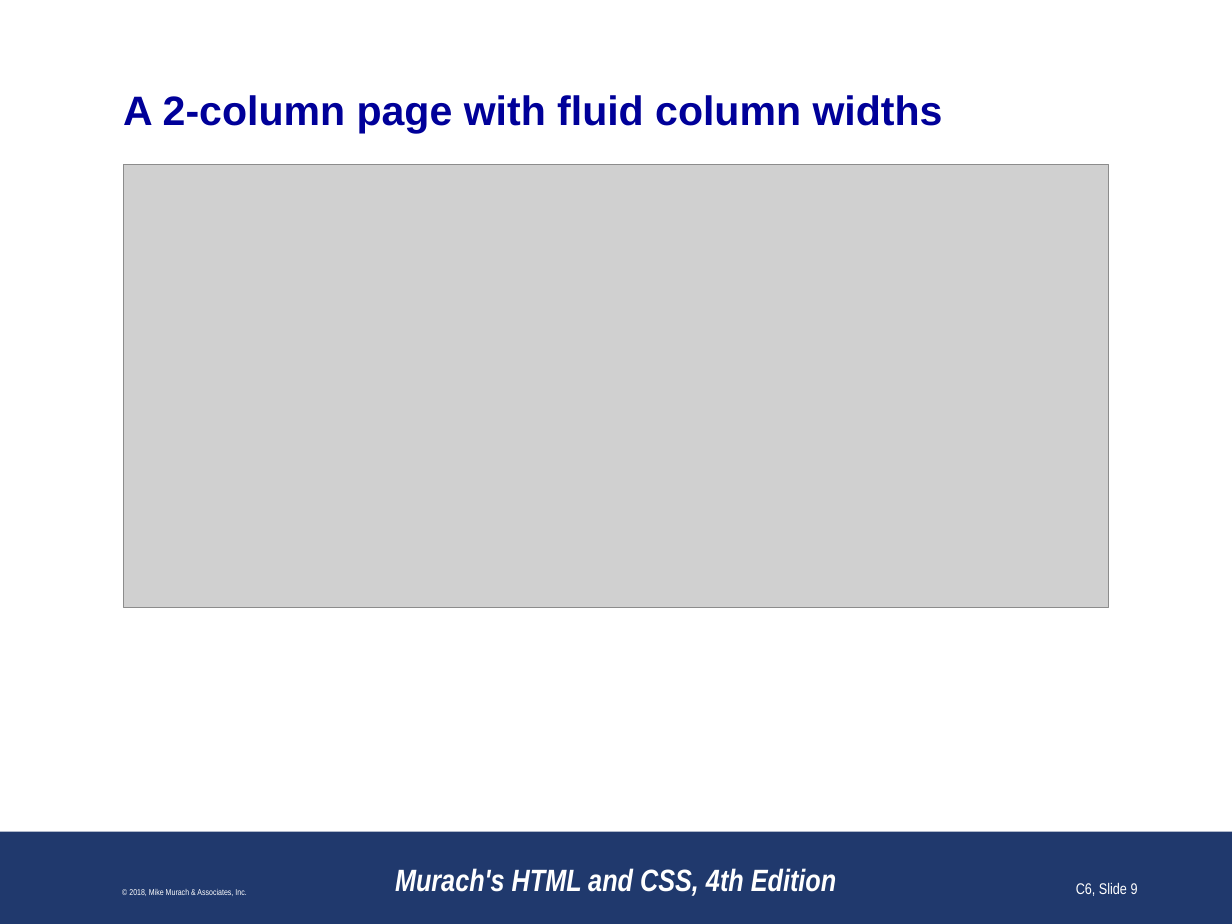
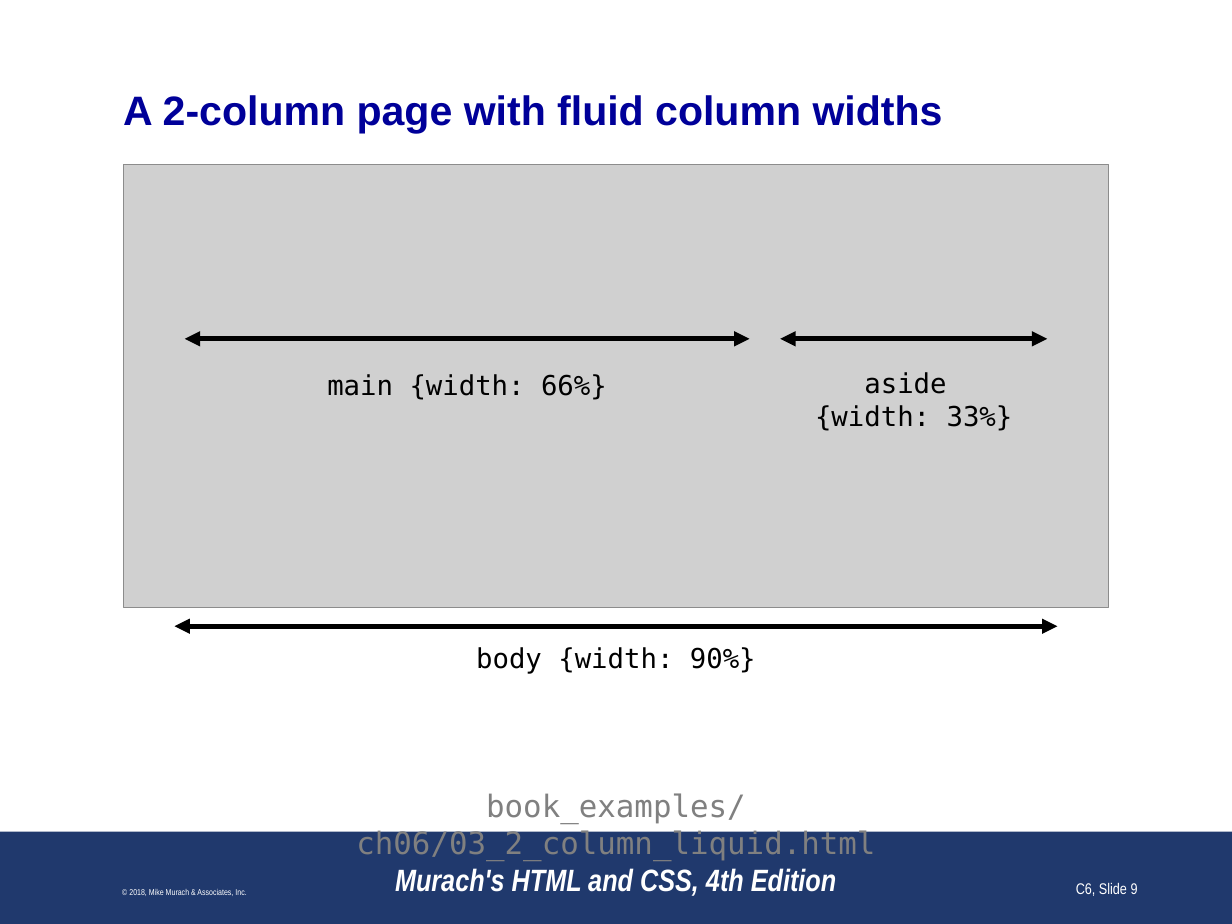
Before and after one commit to paulsmithkc/awd1000_base_lab_and_homework, a slide deck: slide 9 of murach_html_4e/slides/Chapter 6 slides (Revised).pptx. Drawn at 1232x924 pixels with LibreOffice and Linux fonts; fonts in the diff are those of the drawing; grey boxes stand for pictures; background and template pictures are left out. Boxes give left, top, right and bottom in pixels: in the first picture for what was removed or moved away, otherwise in the second. Text is boxed around its words. In the diff, an @@ line names an element or a change of style, - is before the commit and + after.

```diff
--- a/murach_html_4e/slides/Chapter 6 slides (Revised).pptx
+++ b/murach_html_4e/slides/Chapter 6 slides (Revised).pptx
@@ double arrow added from (185, 339) to (749, 339), #000000 3 pt @@
@@ double arrow added from (780, 339) to (1047, 339), #000000 3 pt @@
@@ text added at bbox=[327, 374, 607, 400], 16 pt, text #000000 @@
+main {width: 66%}
@@ text added at bbox=[815, 372, 1013, 431], 16 pt, text #000000 @@
+aside
+{width: 33%}
@@ double arrow added from (175, 626) to (1057, 626), #000000 3 pt @@
@@ text added at bbox=[476, 647, 756, 674], 16 pt, text #000000 @@
+body {width: 90%}
@@ text added at bbox=[356, 793, 875, 860], 18 pt, text #808080 @@
+book_examples/ch06/03_2_column_liquid.html
```
Also in this commit, not shown: 26 other slides changed, 1 slide added, 3 slides removed.
